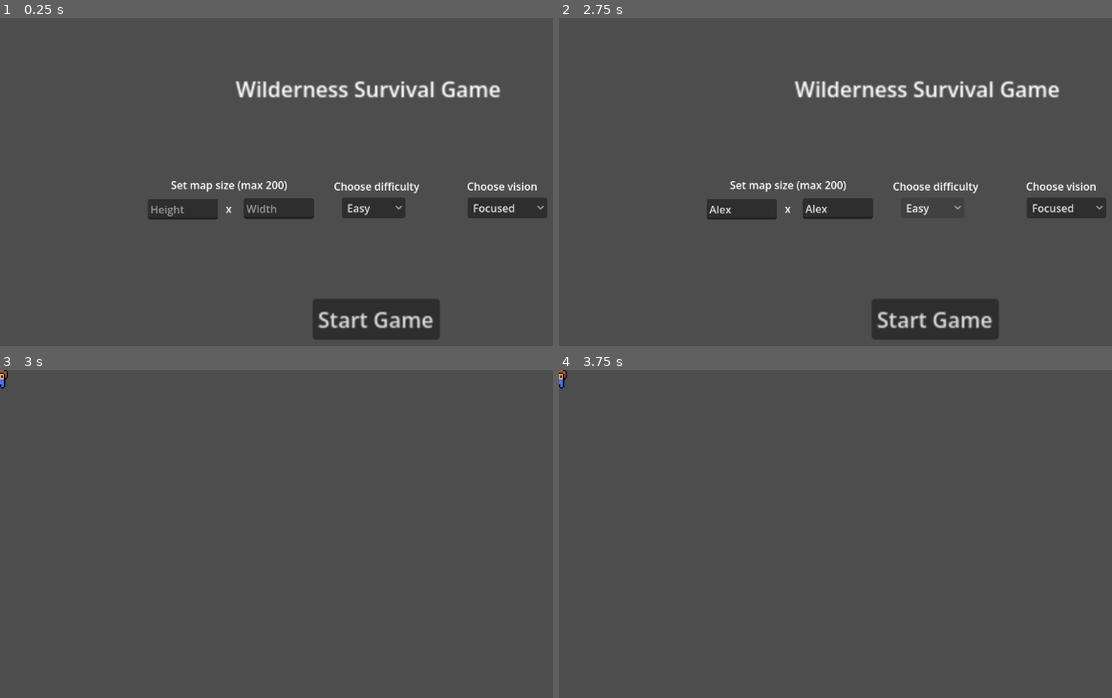
Above: before the commit, frames 1-4 (two rows, left to right).
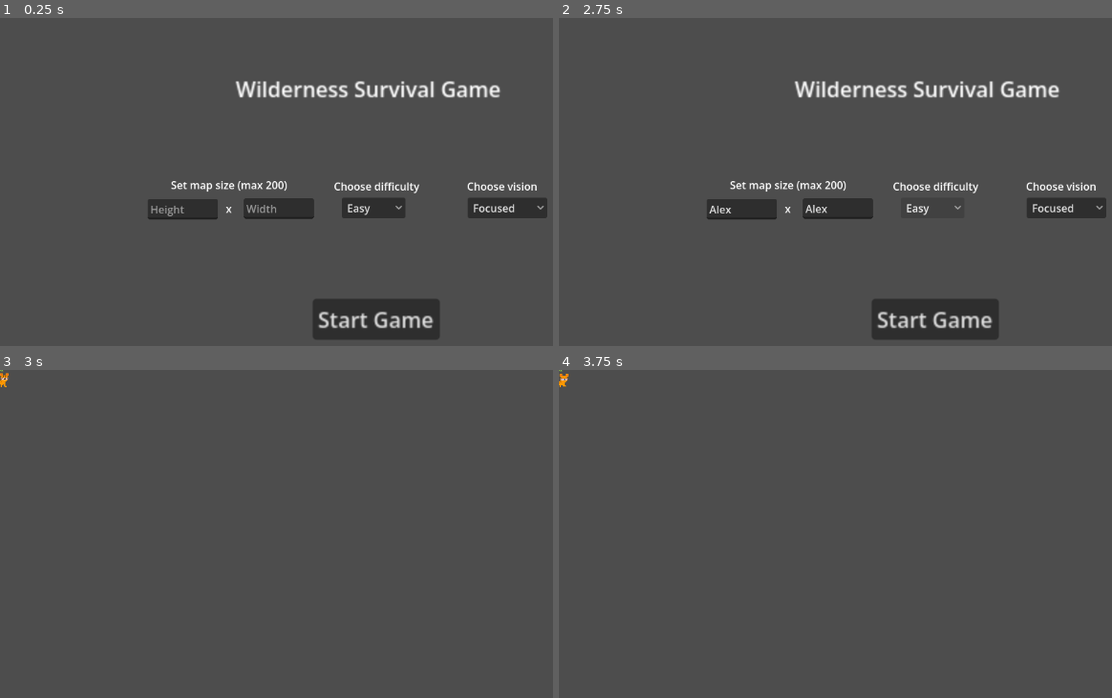
Above: after the commit, the same moments.

Repository: MLJoson/CS_3560_Final_WSS
Game: Godot game, scene res://Scenes/StartMenu.tscn
Same seed, same stepped clock (60 frames per second), same inputs: the game is played once before the commit and once after it.
Inputs (mouse positions are in pixels of both pictures, inside the frame that each line leads up to):
- Up to frame 1 (0.25 s): no input
- Up to frame 2 (2.75 s): click (741, 208) at 0.52 s; type "Alex" at 0.6 s; click (835, 208) at 0.75 s; type "Alex" at 0.83 s; click "Easy" at 1.25 s; click "Easy" at 2 s
- Up to frame 3 (3 s): click "Start Game" at 2.75 s
- Up to frame 4 (3.75 s): tap Enter at 3.5 s; move the mouse to (1106, 563) at 3.52 s; click (1106, 563) at 3.67 s

Frames 1-2 are identical in both runs. In frame 3, less than 0.1% of the frame differs, in the area x 0-2%, y 0-6%; in frame 4, less than 0.1%.

Commit message:
Imported art and added tundra biome and sprite animations

Diff:
--- a/wss/Assets/DESERT.tscn
+++ b/wss/Assets/DESERT.tscn
@@ -1,13 +1,14 @@
 [gd_scene format=3 uid="uid://cjtjro1vypd8d"]
 
-[ext_resource type="Texture2D" uid="uid://ctwuj13m3v0vv" path="res://Assets/Textures/pixil-frame-0 (1).png" id="1_cfukr"]
+[ext_resource type="Texture2D" uid="uid://dt7xstnjnc66j" path="res://Assets/Textures/desert.png" id="1_xgsw0"]
 [ext_resource type="Script" uid="uid://cr4ceh45tjs3h" path="res://Scripts/tileObject.gd" id="2_xgsw0"]
 
 [node name="Desert" type="Sprite2D" unique_id=1223849742]
-texture = ExtResource("1_cfukr")
+texture = ExtResource("1_xgsw0")
 script = ExtResource("2_xgsw0")
 
 [node name="Button" type="Button" parent="." unique_id=958958709]
+self_modulate = Color(1, 1, 1, 0)
 offset_left = -25.0
 offset_top = -25.0
 offset_right = 25.0
--- a/wss/Assets/GRASS.tscn
+++ b/wss/Assets/GRASS.tscn
@@ -1,13 +1,14 @@
 [gd_scene format=3 uid="uid://djefbyuc51qaj"]
 
-[ext_resource type="Texture2D" uid="uid://dseuv1dctjn1n" path="res://Assets/Textures/pixil-frame-0.png" id="1_rl0os"]
+[ext_resource type="Texture2D" uid="uid://d2h85ckgxlwac" path="res://Assets/Textures/plains.webp" id="1_nad2h"]
 [ext_resource type="Script" uid="uid://cr4ceh45tjs3h" path="res://Scripts/tileObject.gd" id="2_nad2h"]
 
 [node name="Grass" type="Sprite2D" unique_id=1223849742]
-texture = ExtResource("1_rl0os")
+texture = ExtResource("1_nad2h")
 script = ExtResource("2_nad2h")
 
 [node name="Button" type="Button" parent="." unique_id=2078176408]
+self_modulate = Color(1, 1, 1, 0)
 offset_left = -25.0
 offset_top = -25.0
 offset_right = 25.0
--- a/wss/Assets/MOUNTAIN.tscn
+++ b/wss/Assets/MOUNTAIN.tscn
@@ -1,13 +1,14 @@
 [gd_scene format=3 uid="uid://du3vdghbgc3lg"]
 
-[ext_resource type="Texture2D" uid="uid://bfcu5boyrw3uk" path="res://Assets/Textures/pixil-frame-0 (3).png" id="1_w4kks"]
+[ext_resource type="Texture2D" uid="uid://c2neadvitajg3" path="res://Assets/Textures/mountains.webp" id="1_a8j15"]
 [ext_resource type="Script" uid="uid://cr4ceh45tjs3h" path="res://Scripts/tileObject.gd" id="2_a8j15"]
 
 [node name="Mountain" type="Sprite2D" unique_id=1223849742]
-texture = ExtResource("1_w4kks")
+texture = ExtResource("1_a8j15")
 script = ExtResource("2_a8j15")
 
 [node name="Button" type="Button" parent="." unique_id=499976462]
+self_modulate = Color(1, 1, 1, 0)
 offset_left = -25.0
 offset_top = -25.0
 offset_right = 25.0
--- a/wss/Assets/SWAMP.tscn
+++ b/wss/Assets/SWAMP.tscn
@@ -1,13 +1,14 @@
 [gd_scene format=3 uid="uid://bijjsrbtpo4aw"]
 
-[ext_resource type="Texture2D" uid="uid://dp3ceg2mi5ixt" path="res://Assets/Textures/pixil-frame-0 (2).png" id="1_ev34m"]
+[ext_resource type="Texture2D" uid="uid://b0wmelb5f4nkl" path="res://Assets/Textures/swamp.webp" id="1_wqtlw"]
 [ext_resource type="Script" uid="uid://cr4ceh45tjs3h" path="res://Scripts/tileObject.gd" id="2_wqtlw"]
 
 [node name="Swamp" type="Sprite2D" unique_id=1223849742]
-texture = ExtResource("1_ev34m")
+texture = ExtResource("1_wqtlw")
 script = ExtResource("2_wqtlw")
 
 [node name="Button" type="Button" parent="." unique_id=728248409]
+self_modulate = Color(1, 1, 1, 0)
 offset_left = -25.0
 offset_top = -25.0
 offset_right = 25.0
--- /dev/null
+++ b/wss/Assets/TUNDRA.tscn
@@ -0,0 +1,17 @@
+[gd_scene format=3 uid="uid://ca4w26d2fytyo"]
+
+[ext_resource type="Texture2D" uid="uid://cuyauqt08u83h" path="res://Assets/Textures/tundra.webp" id="1_08jns"]
+[ext_resource type="Script" uid="uid://cr4ceh45tjs3h" path="res://Scripts/tileObject.gd" id="2_xplt7"]
+
+[node name="Swamp" type="Sprite2D" unique_id=1223849742]
+texture = ExtResource("1_08jns")
+script = ExtResource("2_xplt7")
+
+[node name="Button" type="Button" parent="." unique_id=728248409]
+self_modulate = Color(1, 1, 1, 0)
+offset_left = -25.0
+offset_top = -25.0
+offset_right = 25.0
+offset_bottom = 25.0
+
+[connection signal="pressed" from="Button" to="." method="_on_button_pressed"]
--- a/wss/Assets/thePlayer.tscn
+++ b/wss/Assets/thePlayer.tscn
@@ -2,9 +2,81 @@
 
 [ext_resource type="Script" uid="uid://dbuyfmbxupixr" path="res://Scripts/theBrain.gd" id="1_eibng"]
 [ext_resource type="Texture2D" uid="uid://c35pn0p8fiws7" path="res://Assets/Textures/pixil-frame-0 (7).png" id="2_eibng"]
+[ext_resource type="Texture2D" uid="uid://bqhjnh2cs1ty8" path="res://Assets/Textures/playerSpriteSheet.webp" id="3_bwicj"]
 
 [sub_resource type="RectangleShape2D" id="RectangleShape2D_vrt7q"]
 size = Vector2(50, 50)
+
+[sub_resource type="AtlasTexture" id="AtlasTexture_i7lv0"]
+atlas = ExtResource("3_bwicj")
+region = Rect2(0, 0, 50, 50)
+
+[sub_resource type="AtlasTexture" id="AtlasTexture_t8jsc"]
+atlas = ExtResource("3_bwicj")
+region = Rect2(50, 0, 50, 50)
+
+[sub_resource type="AtlasTexture" id="AtlasTexture_w8oog"]
+atlas = ExtResource("3_bwicj")
+region = Rect2(100, 0, 50, 50)
+
+[sub_resource type="AtlasTexture" id="AtlasTexture_3vcud"]
+atlas = ExtResource("3_bwicj")
+region = Rect2(150, 0, 50, 50)
+
+[sub_resource type="AtlasTexture" id="AtlasTexture_evtms"]
+atlas = ExtResource("3_bwicj")
+region = Rect2(200, 0, 50, 50)
+
+[sub_resource type="AtlasTexture" id="AtlasTexture_berr8"]
+atlas = ExtResource("3_bwicj")
+region = Rect2(250, 0, 50, 50)
+
+[sub_resource type="AtlasTexture" id="AtlasTexture_etj3s"]
+atlas = ExtResource("3_bwicj")
+region = Rect2(300, 0, 50, 50)
+
+[sub_resource type="AtlasTexture" id="AtlasTexture_al7qt"]
+atlas = ExtResource("3_bwicj")
+region = Rect2(350, 0, 50, 50)
+
+[sub_resource type="AtlasTexture" id="AtlasTexture_m0ueg"]
+atlas = ExtResource("3_bwicj")
+region = Rect2(400, 0, 50, 50)
+
+[sub_resource type="SpriteFrames" id="SpriteFrames_14c33"]
+animations = [{
+"frames": [{
+"duration": 1.0,
+"texture": SubResource("AtlasTexture_i7lv0")
+}, {
+"duration": 1.0,
+"texture": SubResource("AtlasTexture_t8jsc")
+}, {
+"duration": 1.0,
+"texture": SubResource("AtlasTexture_w8oog")
+}, {
+"duration": 1.0,
+"texture": SubResource("AtlasTexture_3vcud")
+}, {
+"duration": 1.0,
+"texture": SubResource("AtlasTexture_evtms")
+}, {
+"duration": 1.0,
+"texture": SubResource("AtlasTexture_berr8")
+}, {
+"duration": 1.0,
+"texture": SubResource("AtlasTexture_etj3s")
+}, {
+"duration": 1.0,
+"texture": SubResource("AtlasTexture_al7qt")
+}, {
+"duration": 1.0,
+"texture": SubResource("AtlasTexture_m0ueg")
+}],
+"loop": true,
+"name": &"default",
+"speed": 9.0
+}]
 
 [node name="thePlayer" type="CharacterBody2D" unique_id=455729919]
 script = ExtResource("1_eibng")
@@ -13,4 +85,11 @@
 shape = SubResource("RectangleShape2D_vrt7q")
 
 [node name="Sprite2D" type="Sprite2D" parent="." unique_id=764523882]
+visible = false
 texture = ExtResource("2_eibng")
+
+[node name="AnimatedSprite2D" type="AnimatedSprite2D" parent="." unique_id=1120141716]
+sprite_frames = SubResource("SpriteFrames_14c33")
+autoplay = "default"
+frame = 6
+frame_progress = 0.23359194
--- a/wss/Scripts/the_map.gd
+++ b/wss/Scripts/the_map.gd
@@ -4,7 +4,8 @@
 	GRASS, #1
 	DESERT, #2
 	MOUNTAIN, #3
-	SWAMP #4
+	SWAMP, #4
+	TUNDRA #5
 }
 
 enum Items {
@@ -21,7 +22,8 @@
 	preload("res://Assets/GRASS.tscn"),
 	preload("res://Assets/DESERT.tscn"),
 	preload("res://Assets/MOUNTAIN.tscn"),
-	preload("res://Assets/SWAMP.tscn")
+	preload("res://Assets/SWAMP.tscn"),
+	preload("res://Assets/TUNDRA.tscn")
 ]
 
 var item_types = [
--- a/wss/Scripts/tileObject.gd
+++ b/wss/Scripts/tileObject.gd
@@ -15,5 +15,5 @@
 		modulate = Color(1,1,1) # normal
 		$Button.disabled = false
 	else:
-		modulate = Color(0,0,0) # dark/clouded
+		modulate = Color(0.2,0.2,0.2) # dark/clouded
 		$Button.disabled = true
Binary file added: wss/Assets/Textures/desert.png
Not shown, changed: wss/Assets/Textures/desert.png.import
Binary file added: wss/Assets/Textures/mountains.webp
Not shown, added: wss/Assets/Textures/mountains.webp.import
Binary file removed: wss/Assets/Textures/pixil-frame-0 (1).png
Binary file removed: wss/Assets/Textures/pixil-frame-0 (2).png
Binary file removed: wss/Assets/Textures/pixil-frame-0 (3).png
Binary file removed: wss/Assets/Textures/pixil-frame-0.png
Binary file added: wss/Assets/Textures/plains.webp
Not shown, added: wss/Assets/Textures/plains.webp.import
Binary file added: wss/Assets/Textures/playerSpriteSheet.webp
Not shown, changed: wss/Assets/Textures/playerSpriteSheet.webp.import
(and 4 more such lines)
